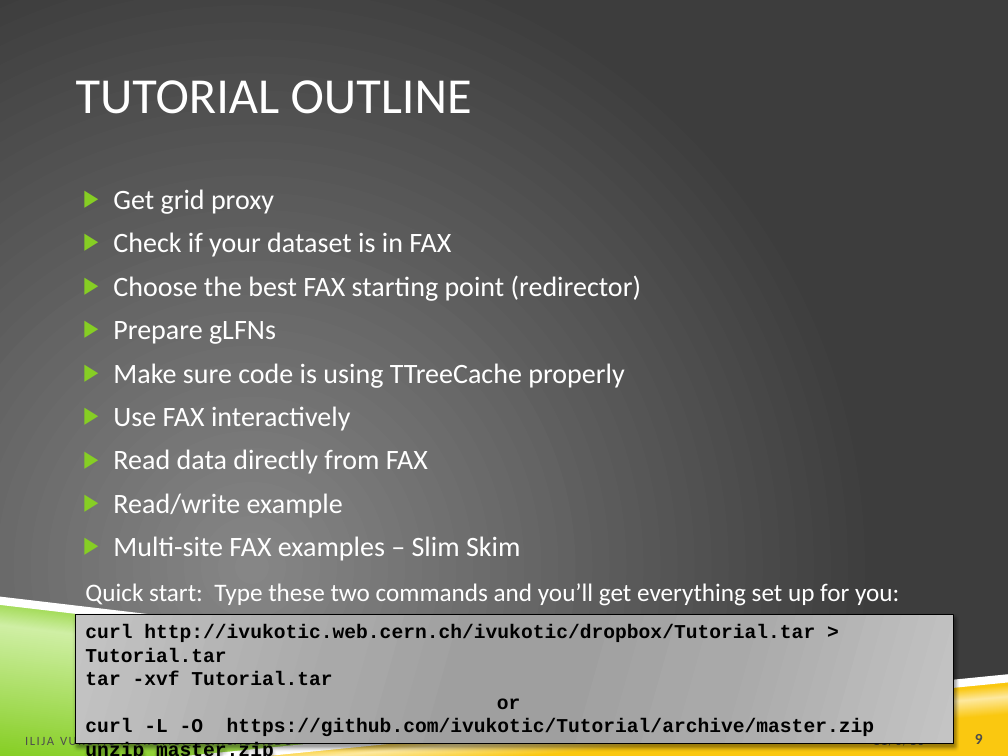
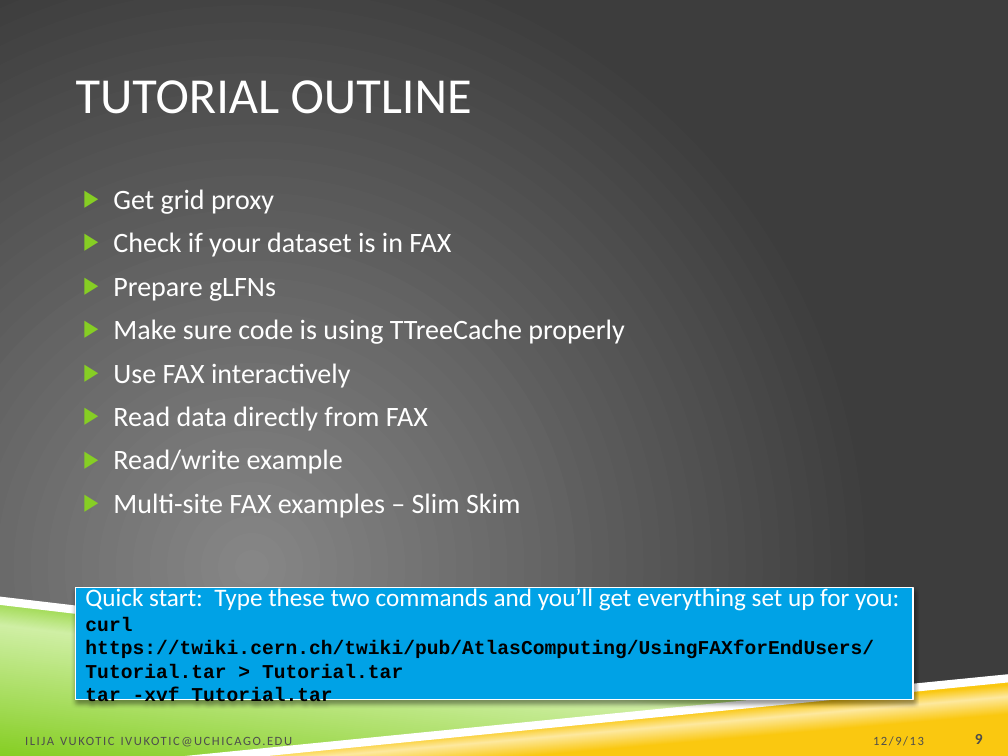
Before and after one commit to ivukotic/FAX, a slide deck: slide 9 of Tutorial/Tutorial.pptx. Drawn at 1008x756 pixels with LibreOffice and Linux fonts; fonts in the diff are those of the drawing; background and template pictures are left out. Boxes give left, top, right and bottom in pixels: in the first picture for what was removed or moved away, otherwise in the second. Text is boxed around its words. In the diff, an @@ line names an element or a change of style, - is before the commit and + after.

```diff
--- a/Tutorial/Tutorial.pptx
+++ b/Tutorial/Tutorial.pptx
@@ text at (113, 275, 641, 301): paragraph removed @@
-▶ Choose the best FAX starting point (redirector)
@@ rectangle "Quick start: Type these two ...": place and size @@
-rectangle "Quick start: Type these two ..." at (85, 583, 899, 608)
+rectangle "Quick start: Type these two ..." at (76, 588, 913, 700)
@@ rectangle "Quick start: Type these two ..." at (76, 588, 913, 700): vertical alignment top to middle; fill none to #00A2E6; outline none to #FFFFFF 1.25 pt; shadow on @@
@@ rectangle removed at (76, 614, 954, 743) @@
-curl http://ivukotic.web.cern.ch/ivukotic/dropbox/Tutorial.tar > Tutorial.tar
-tar -xvf Tutorial.tar
-or
-curl -L -O https://github.com/ivukotic/Tutorial/archive/master.zip
-unzip master.zip
@@ text in rectangle at (85, 617, 874, 708): paragraphs added @@
+curl https://twiki.cern.ch/twiki/pub/AtlasComputing/UsingFAXforEndUsers/Tutorial.tar > Tutorial.tar
+tar -xvf Tutorial.tar
@@ text at (873, 736, 924, 746): text changed @@
-11/6/13
+12/9/13
```
Also in this commit, not shown: 28 other slides changed.
